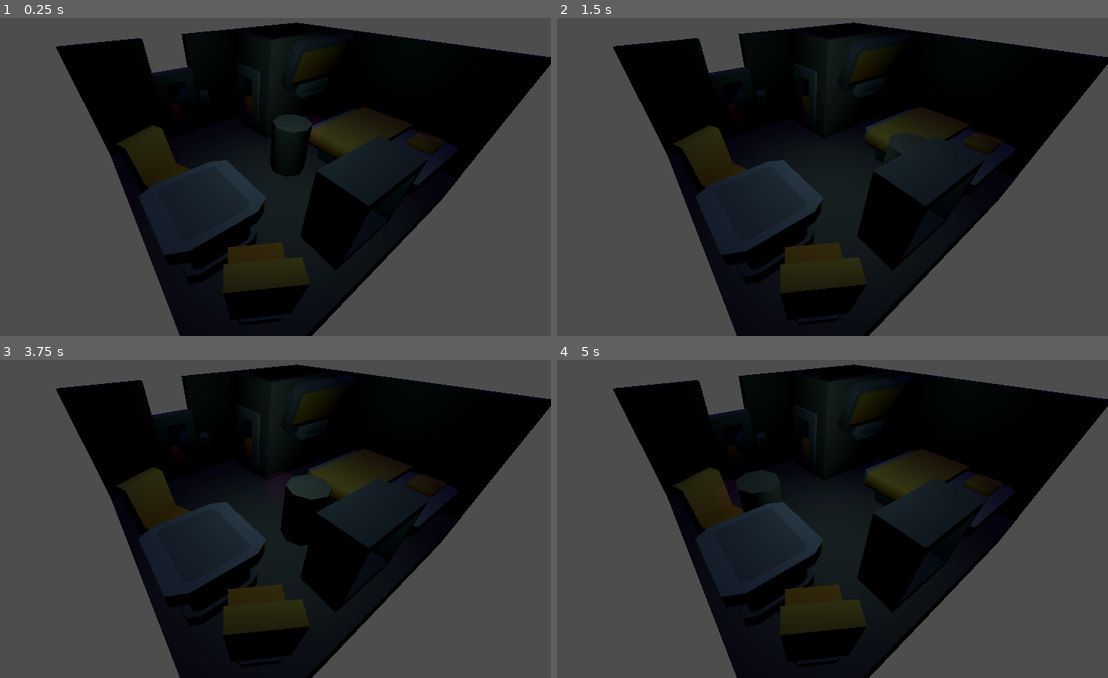
Above: before the commit, frames 1-4 (two rows, left to right).
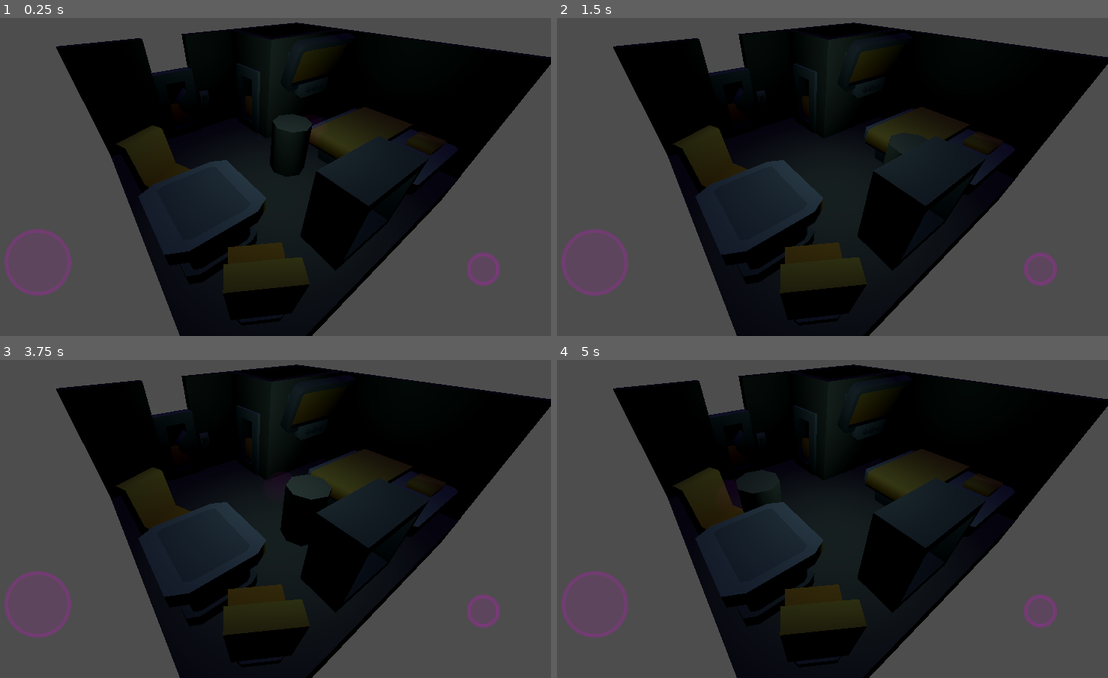
Above: after the commit, the same moments.

Repository: mr-universe-guy/CatCoder
Game: Godot game, scene res://scenes/Apartment.tscn
Two runs of this game, one before a commit and one after it. Both use one fixed random seed, a clock stepped at 60 frames per second and the inputs below.
Inputs (mouse positions are in pixels of both pictures, inside the frame that each line leads up to):
- Up to frame 1 (0.25 s): no input
- Up to frame 2 (1.5 s): tap Enter at 0.5 s; move the mouse to (942, 151) at 0.52 s; hold D (move_right) 0.53-1.25 s; tap F (interact) at 0.6 s; click (942, 151) at 0.67 s; tap Space at 1.25 s; drag from (689, 183) to (777, 234) at 1.27 s
- Up to frame 3 (3.75 s): tap Enter at 2, 3.5 s; move the mouse to (314, 436) at 2.02 s; hold D (move_right) 2.03-2.75 s; tap F (interact) at 2.1, 3.6 s; tap Space at 2.75 s; drag from (220, 576) to (71, 458) at 2.77 s; move the mouse to (429, 560) at 3.52 s; hold A (move_left) from 3.53 s (still down)
- Up to frame 4 (5 s): release A (move_left) at 4.25 s; drag from (628, 458) to (716, 426) at 4.27 s

The runs differ from the first frame. In frame 1, 0.6% of the frame differs, in the area x 0-91%, y 66-88%; in frame 2, 0.6%; in frame 3, 0.6%; in frame 4, 0.6%.

Commit message:
added interact button to touch ui made touch ui attached to player object for now

Diff:
--- a/mobs/neoetta.tscn
+++ b/mobs/neoetta.tscn
@@ -1,6 +1,7 @@
 [gd_scene format=3 uid="uid://btk7uhu55a7ki"]
 
 [ext_resource type="Script" uid="uid://b1ktbbb7owuma" path="res://mobs/player.gd" id="1_hyw2a"]
+[ext_resource type="PackedScene" uid="uid://bbjpxo4peiywv" path="res://scenes/ui/touch_ui.tscn" id="2_ymn04"]
 
 [sub_resource type="CapsuleShape3D" id="CapsuleShape3D_pfxeq"]
 radius = 0.4
@@ -36,6 +37,8 @@
 [node name="InteractVis" type="CSGSphere3D" parent="InteractArea/InteractShape" unique_id=1327912]
 material = SubResource("StandardMaterial3D_ymn04")
 
+[node name="touch-ui" parent="." unique_id=57452118 instance=ExtResource("2_ymn04")]
+
 [connection signal="area_entered" from="InteractArea" to="." method="_on_interact_entered"]
 [connection signal="area_exited" from="InteractArea" to="." method="_on_interact_exited"]
 [connection signal="body_entered" from="InteractArea" to="." method="_on_interact_entered"]
--- a/scenes/ui/touch_ui.tscn
+++ b/scenes/ui/touch_ui.tscn
@@ -2,6 +2,7 @@
 
 [ext_resource type="Script" uid="uid://pvgyc1l0nexf" path="res://scenes/ui/touch_ui.gd" id="1_dta07"]
 [ext_resource type="PackedScene" uid="uid://f2wslj6moalj" path="res://scenes/ui/joy_circle.tscn" id="2_1j606"]
+[ext_resource type="Texture2D" uid="uid://d1wq4lwo0kyfk" path="res://assets/kenney/ui/button_circle.png" id="3_dta07"]
 
 [node name="touch-ui" type="Control" unique_id=57452118]
 layout_mode = 3
@@ -22,3 +23,24 @@
 action_x_neg = "move_left"
 action_y_pos = "move_forward"
 action_y_neg = "move_back"
+
+[node name="CenterContainer" type="CenterContainer" parent="." unique_id=234629464]
+layout_mode = 1
+anchors_preset = 3
+anchor_left = 1.0
+anchor_top = 1.0
+anchor_right = 1.0
+anchor_bottom = 1.0
+offset_left = -258.0
+offset_top = -243.0
+offset_right = -54.0
+offset_bottom = -57.0
+grow_horizontal = 0
+grow_vertical = 0
+
+[node name="Button_A" type="TouchScreenButton" parent="CenterContainer" unique_id=417485685]
+modulate = Color(17.994186, 0, 10.885259, 1)
+position = Vector2(96, 82)
+texture_normal = ExtResource("3_dta07")
+texture_pressed = ExtResource("3_dta07")
+action = "interact"
Not shown, changed: assets/kenney/conveyor_kit/Textures/colormap.png.import
Not shown, changed: assets/kenney/modular_space/Textures/colormap.png.import
Not shown, changed: assets/kenney/space_station/Textures/colormap.png.import
